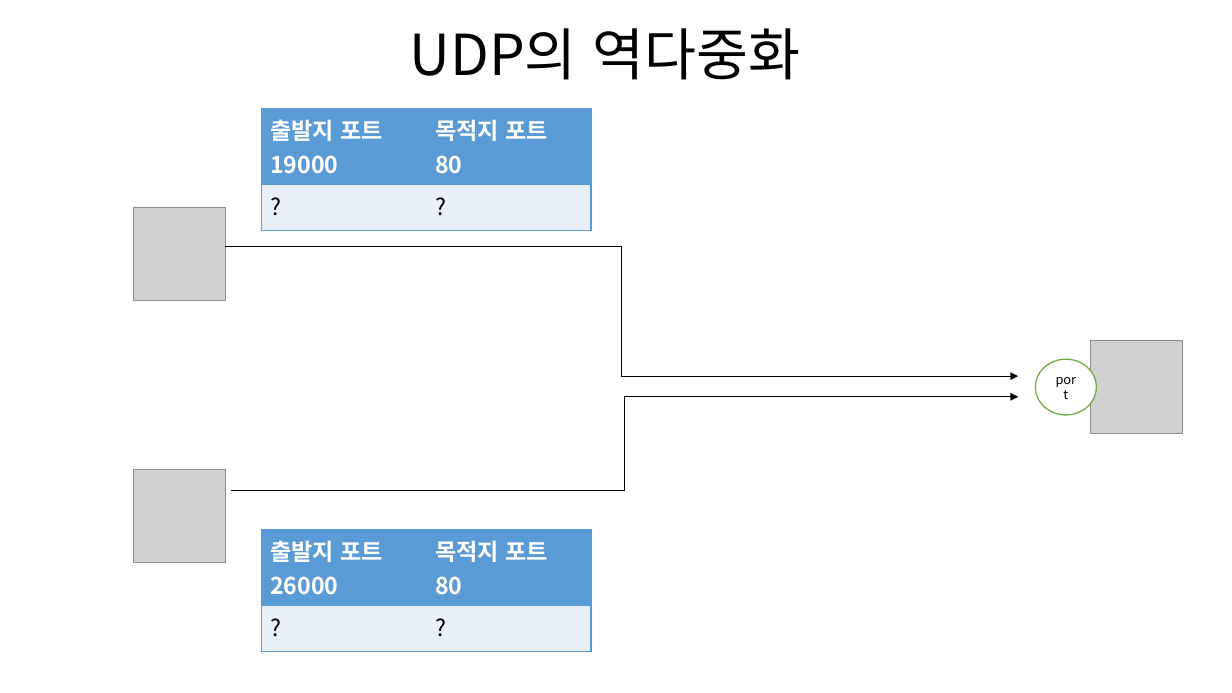
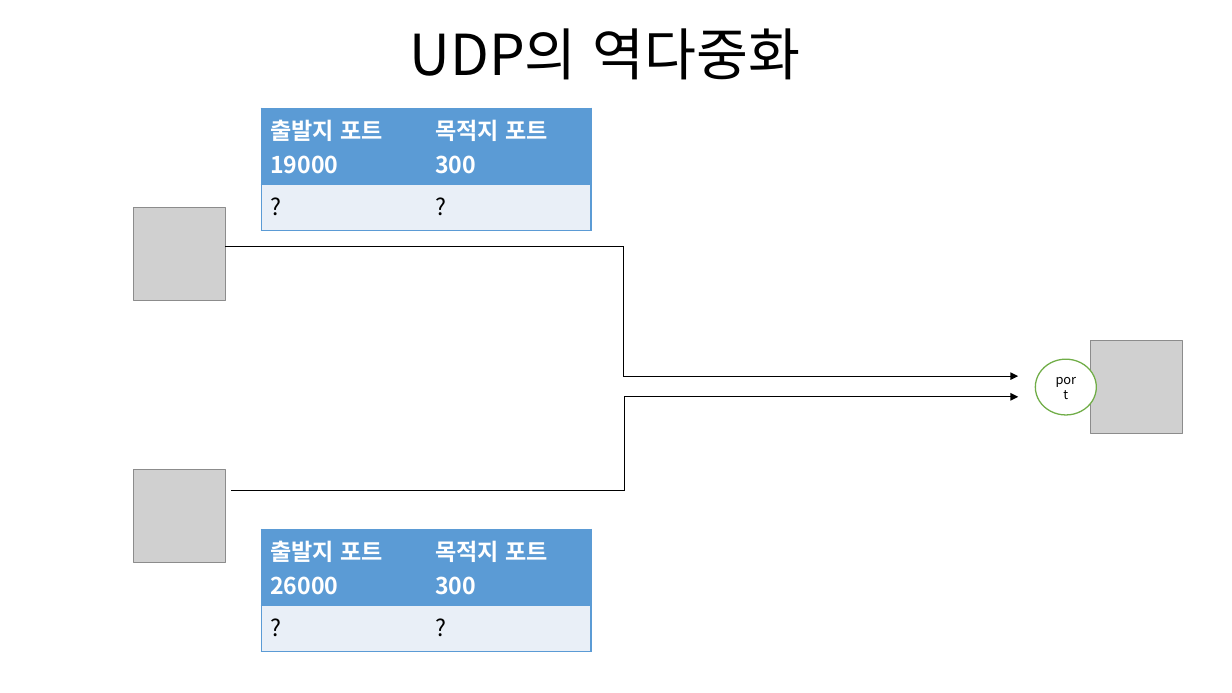
Before and after one commit to cs-study-org/cs-study, a slide deck: slide 9 of 17/beom/Transport.pptx (slide 8 before the commit). Drawn at 1232x693 pixels with LibreOffice and Linux fonts; fonts in the diff are those of the drawing; grey boxes stand for pictures. Boxes give left, top, right and bottom in pixels: in the first picture for what was removed or moved away, otherwise in the second. Text is boxed around its words. In the diff, an @@ line names an element or a change of style, - is before the commit and + after.

Commit message:
fix : ppt

```diff
--- a/17/beom/Transport.pptx
+++ b/17/beom/Transport.pptx
@@ table at (x1=262, y1=108, x2=592, y2=219) @@
-row 1, column 2: 목적지 포트 / 80
+row 1, column 2: 목적지 포트 / 300
@@ elbow arrow (226, 247) - (1019, 376): route changed @@
@@ table at (x1=262, y1=530, x2=592, y2=640) @@
-row 1, column 2: 목적지 포트 / 80
+row 1, column 2: 목적지 포트 / 300
```
Also in this commit, not shown: 1 other slide changed, 1 slide added.
